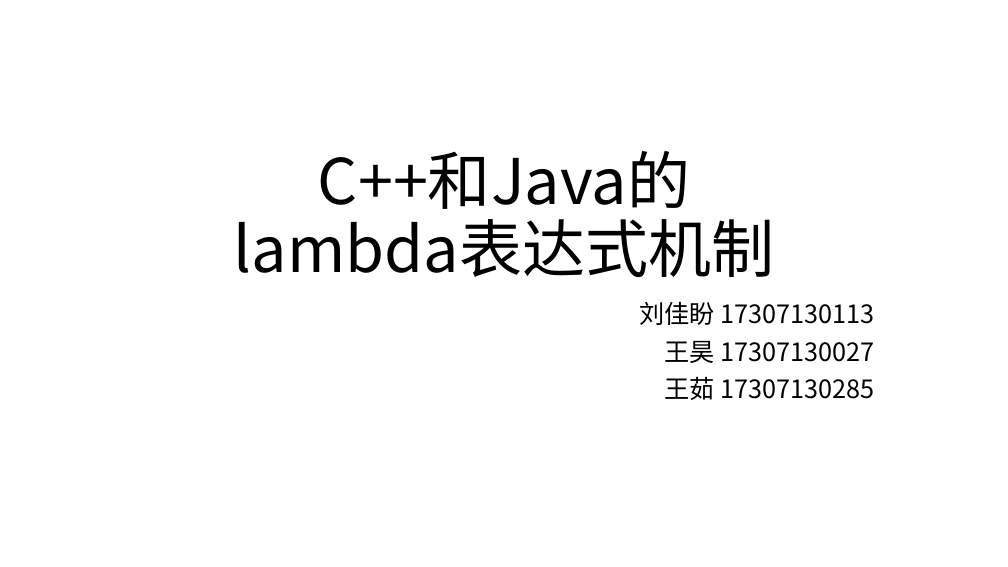
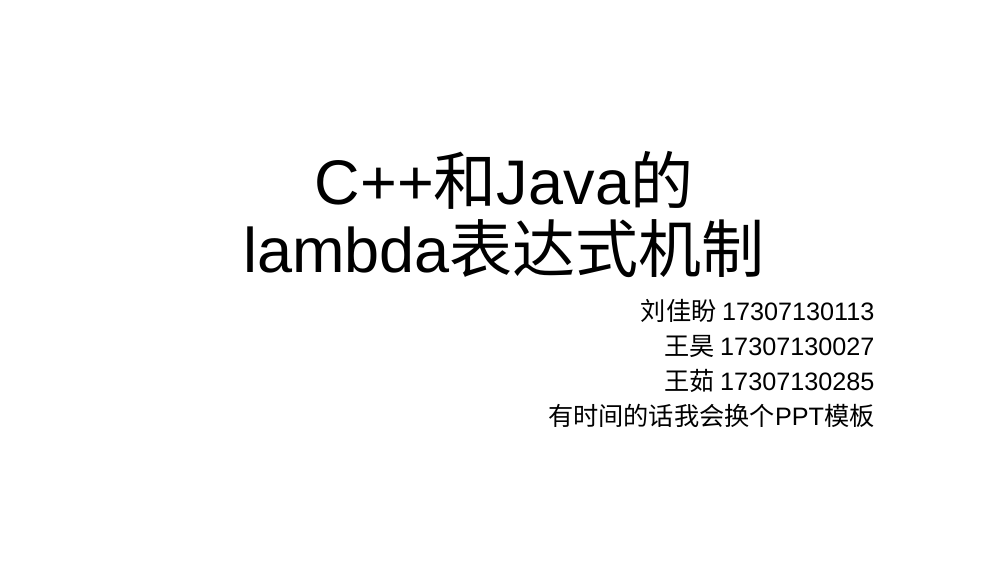
Before and after one commit to RuWang-0/lambda-in-Java-C-, a slide deck: slide 1 of lambda-ppt.pptx. Drawn at 1008x567 pixels with LibreOffice and Linux fonts; fonts in the diff are those of the drawing. Boxes give left, top, right and bottom in pixels: in the first picture for what was removed or moved away, otherwise in the second. Text is boxed around its words. In the diff, an @@ line names an element or a change of style, - is before the commit and + after.

```diff
--- a/lambda-ppt.pptx
+++ b/lambda-ppt.pptx
@@ title "C++和Java的 lambda表达式机制" at (243, 155, 765, 277): font Noto Sans CJK SC to Arial @@
@@ subtitle at (641, 298, 874, 392): font Noto Sans CJK SC to Arial in "刘佳盼 17307130113", "王昊 17307130027", "王茹 17307130285"; line spacing 0.9 to 0.8 @@
@@ subtitle at (548, 403, 874, 427): paragraph added @@
+有时间的话我会换个PPT模板
```
Also in this commit, not shown: 16 slides added, 2 slides removed, 2 other files.
